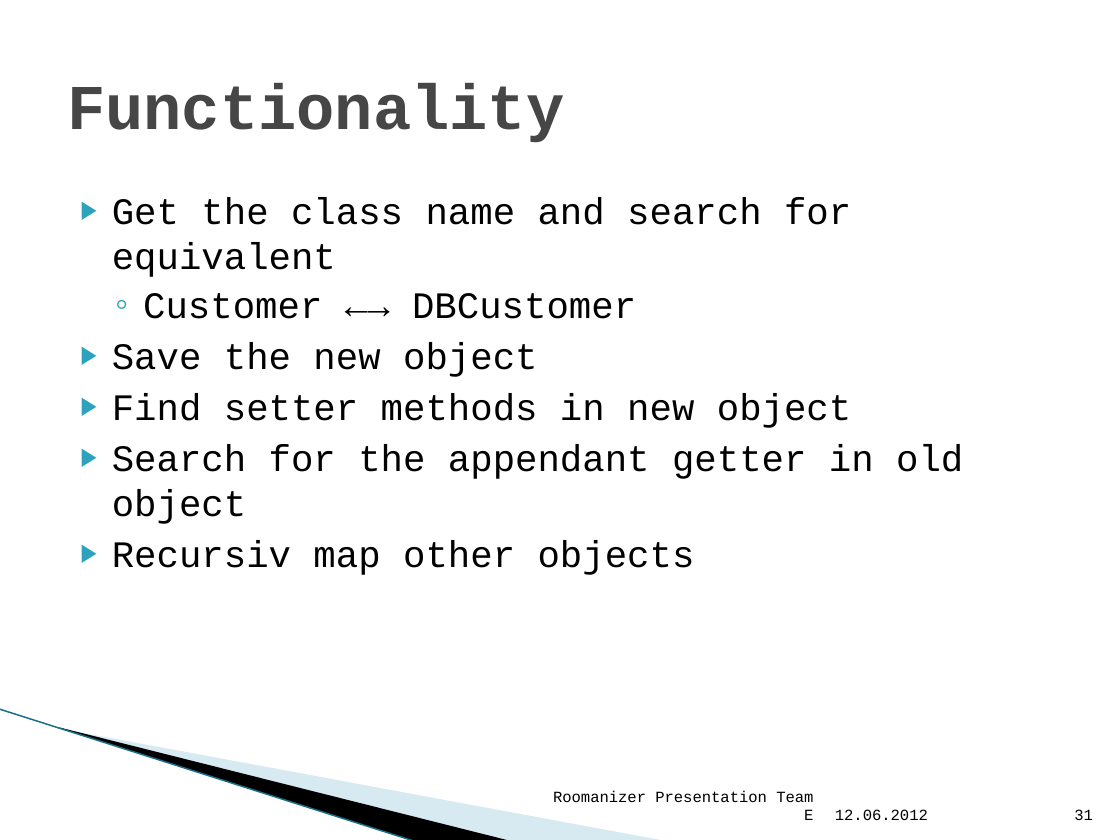
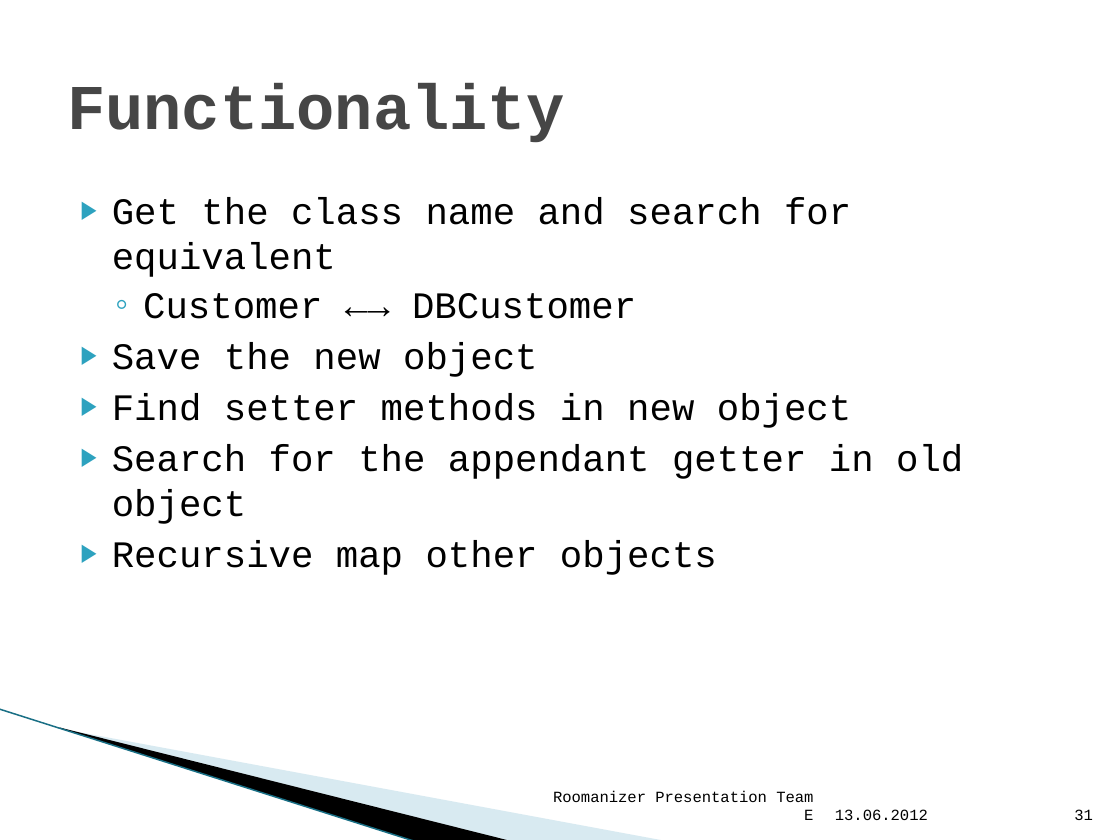
Before and after one commit to markusmo/HotelSoftware, a slide deck: slide 31 of Documentation/Praesentation/PresentationRoomanizer.pptx. Drawn at 1120x840 pixels with LibreOffice and Linux fonts; fonts in the diff are those of the drawing; background and template pictures are left out. Boxes give left, top, right and bottom in pixels: in the first picture for what was removed or moved away, otherwise in the second. Text is boxed around its words. In the diff, an @@ line names an element or a change of style, - is before the commit and + after.

```diff
--- a/Documentation/Praesentation/PresentationRoomanizer.pptx
+++ b/Documentation/Praesentation/PresentationRoomanizer.pptx
@@ text at bbox=[112, 541, 717, 575]: text changed @@
-▶ Recursiv map other objects
+▶ Recursive map other objects
@@ text at bbox=[835, 809, 928, 820]: text changed @@
-12.06.2012
+13.06.2012
```
Also in this commit, not shown: 44 other slides changed, 2 other files.
